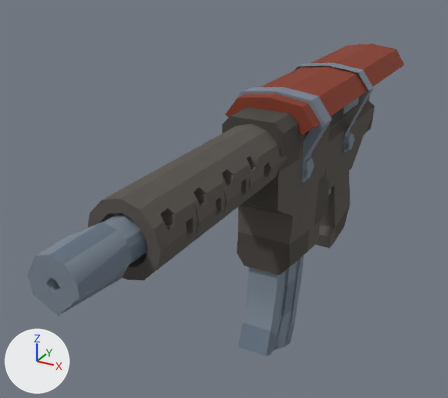
The glTF model kits/workfiles/quat-apocalypse/smg.glb as it was, and as the next commit left it.
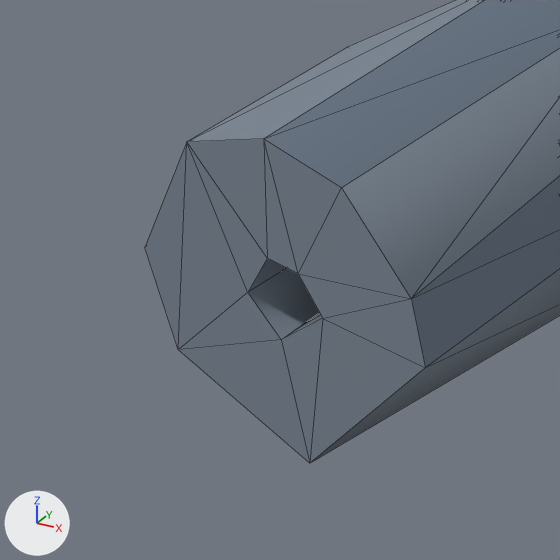
There are two pictures of each version: one whole from a 50 mm camera at (0.162, -0.366, 0.303) aimed at (-0.035, -0.008, 0.125), one close up on the part from 0% to 23% of the width and 58% to 84% of the height. Lighting does not change. The marker at lower left points along +X, +Y and +Z. The last two pictures show the newer version. The close-ups show mesh edges as thin lines. Vertices at exactly the same position are counted once.

Objects in the first close-up: 'smg'.
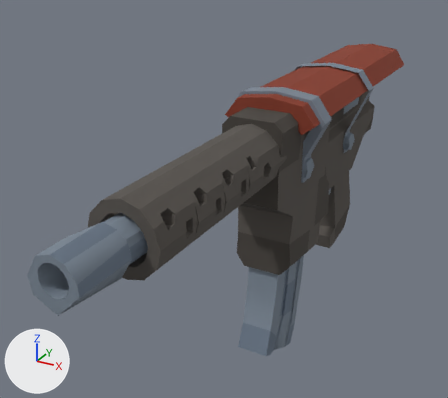
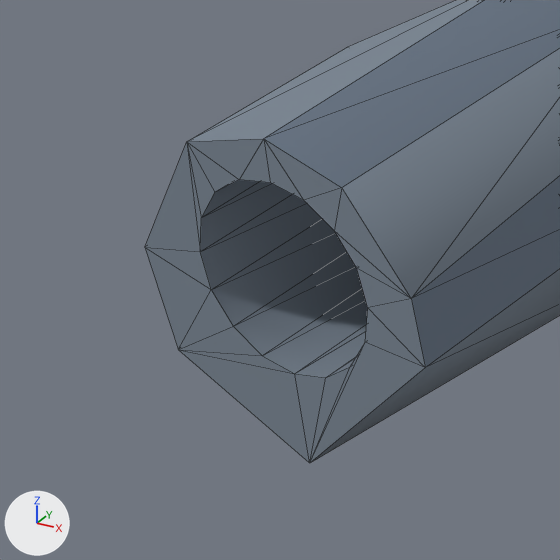
Boxes (x1, y1, x2, y2) around the edits, measured in the close-ups (560 x 560 px):
```json
{"part": 1, "of": "me_mesh_0", "change": "cut back", "before": [145, 139, 425, 463], "after": [145, 139, 425, 463]}
```

Scene script edits in JSON lines:
```json
{"block": "me_mesh_0", "where": "# used by ob_smg; location = (0.0, 0.0, 0.1026)"}
{"op": "remove", "block": "me_mesh_0", "code": "me_mesh_0.from_pydata(...)  # 689 vertices, 1386 faces; spans x -0.035..0.035, y -0.213..0.213, z -0.103..0.103"}
{"op": "add", "block": "me_mesh_0", "code": "me_mesh_0.from_pydata(...)  # 716 vertices, 1434 faces; spans x -0.035..0.035, y -0.213..0.213, z -0.103..0.103"}
{"block": "me_mesh_0", "change": "me_mesh_0 part 1"}
{"block": "me_mesh_0", "change": "6 vertices are removed from x -0.004..0.004, y -0.212..-0.096, z 0.067..0.074"}
{"block": "me_mesh_0", "change": "24 faces are deleted"}
{"block": "me_mesh_0", "change": "17 vertices are added at x -0.008..0.008, y -0.212..-0.185, z 0.064..0.081"}
{"block": "me_mesh_0", "change": "16 new vertices lie (0.0, 0.027, 0.0) away from vertices in x -0.008..0.008, y -0.212, z 0.064..0.081"}
{"block": "me_mesh_0", "change": "72 new faces join them"}
```
